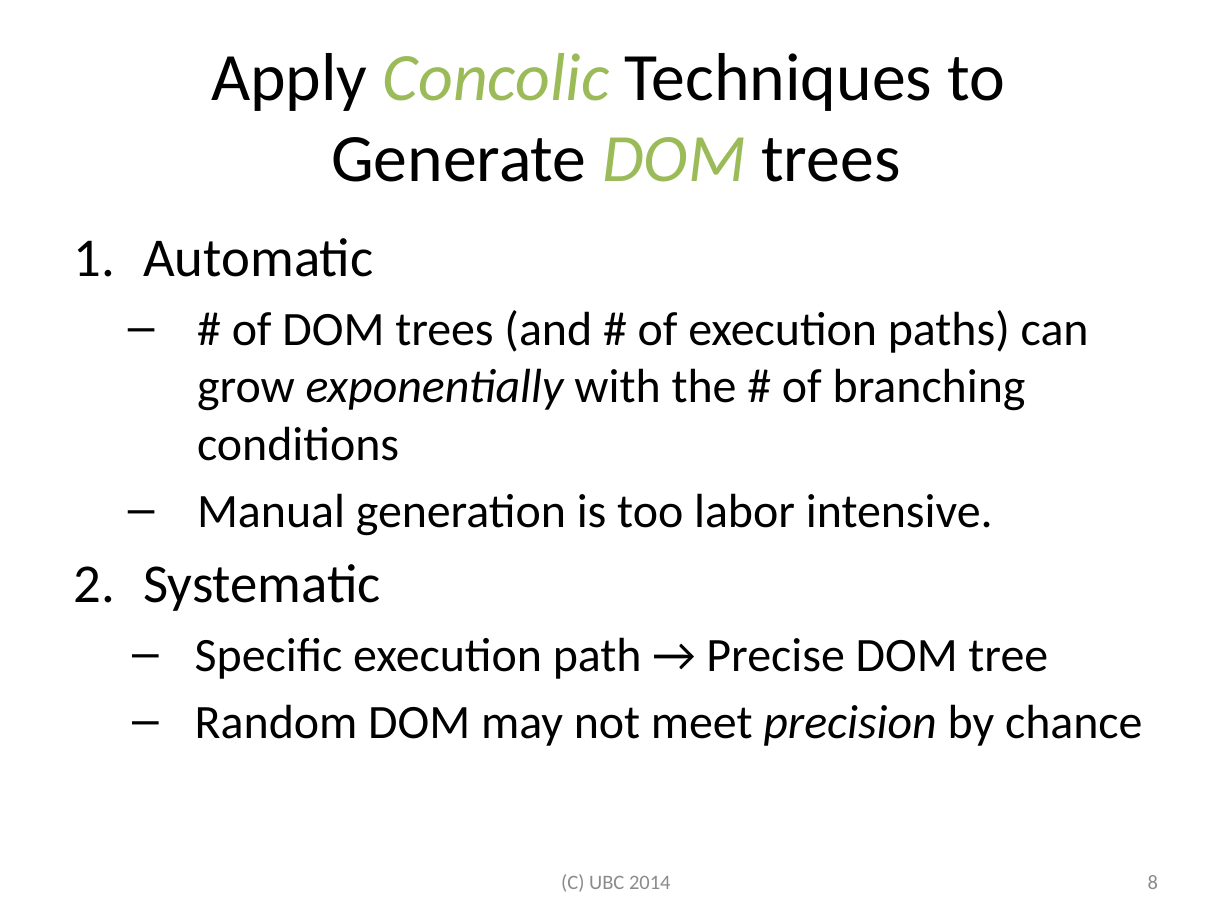
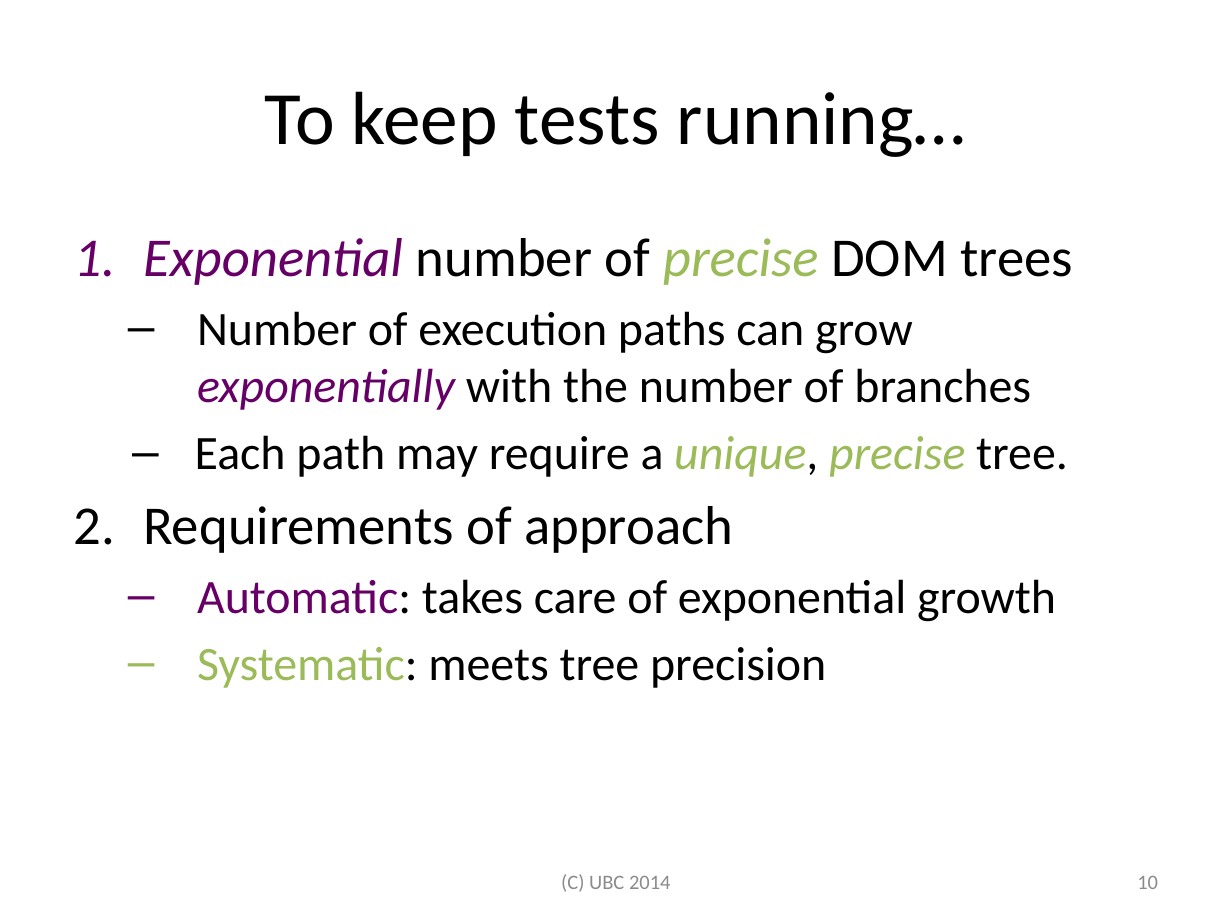
Before and after one commit to jamestklo/ConcolicJS, a slide deck: slide 11 of docs/csRPE-tkloReport.pptx (slide 9 before the commit). Drawn at 1232x924 pixels with LibreOffice and Linux fonts; fonts in the diff are those of the drawing. Boxes give left, top, right and bottom in pixels: in the first picture for what was removed or moved away, otherwise in the second. Text is boxed around its words. In the diff, an @@ line names an element or a change of style, - is before the commit and + after.

```diff
--- a/docs/csRPE-tkloReport.pptx
+++ b/docs/csRPE-tkloReport.pptx
@@ title at (265, 91, 966, 157): text changed; size 39.6 to 44 pt @@
-Apply Concolic Techniques to
-Generate DOM trees
+To keep tests running…
@@ text at (143, 238, 1073, 688): text changed @@
-1. Automatic
-  – # of DOM trees (and # of execution paths) can grow exponentially with the # of branching conditions
-  – Manual generation is too labor intensive.
-2. Systematic
-  – Specific execution path → Precise DOM tree
-  – Random DOM may not meet precision by chance
+1. Exponential number of precise DOM trees
+  – Number of execution paths can grow exponentially with the number of branches
+  – Each path may require a unique, precise tree.
+2. Requirements of approach
+  – Automatic: takes care of exponential growth
+  – Systematic: meets tree precision
@@ page number at (1137, 876, 1158, 889): text changed @@
-8
+10
```
Also in this commit, not shown: 30 other slides changed, 4 slides added, 1 slide removed, 7 other files.
